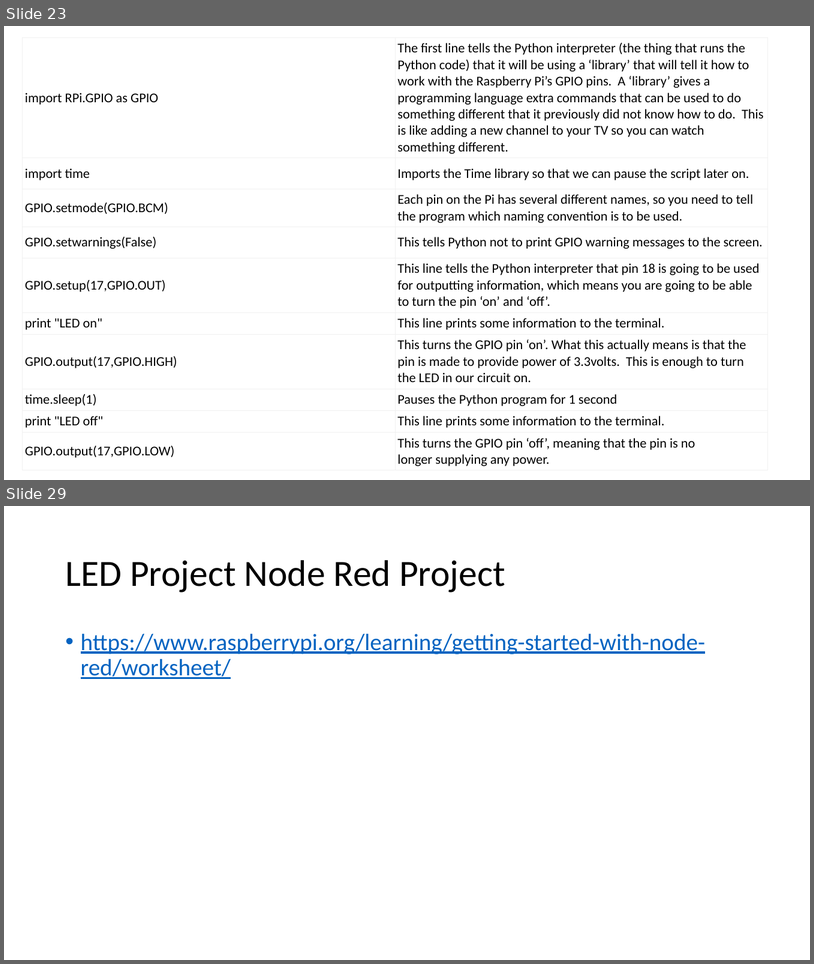
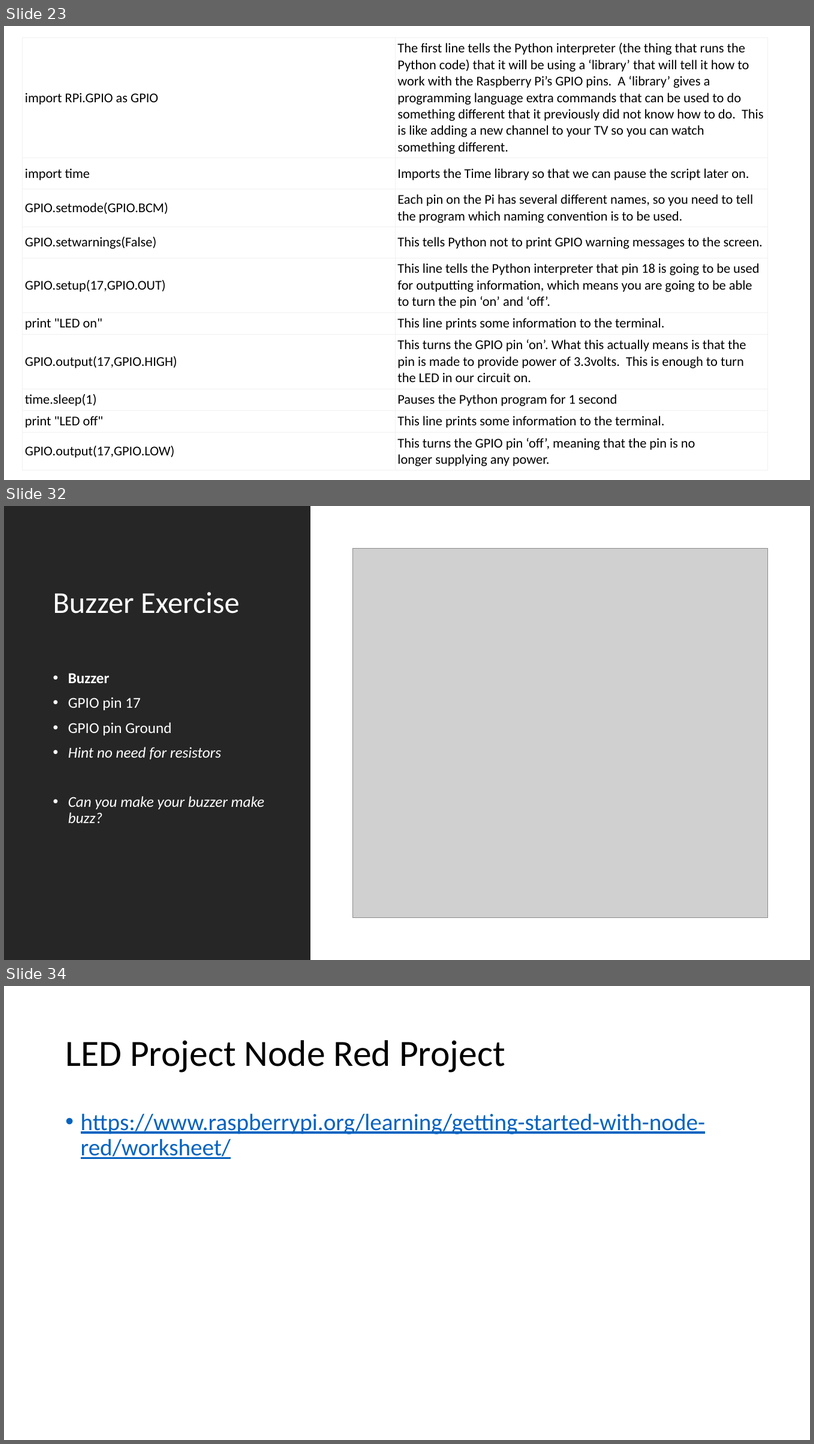
Before and after one commit to mluckenbill/philly-code-camp-2017-1, a slide deck: Philadelphia Code Camp.pptx. Shown one above the other, each under a label of ours: slides 23 and 29 before the commit, slides 23, 32 and 34 after it; the slides between them are not shown. The pictures are 814x964 and 814x1444 pixels, drawn with LibreOffice and Linux fonts; fonts in the diff are those of the drawing; grey boxes stand for pictures. Boxes give left, top, right and bottom in pixels: in the first picture for what was removed or moved away, otherwise in the second. Text is boxed around its words. In the diff, an @@ line names an element or a change of style, - is before the commit and + after.

```diff
--- a/Philadelphia Code Camp.pptx
+++ b/Philadelphia Code Camp.pptx
@@ slide 32 added at (x1=4, y1=506, x2=810, y2=960), background #FFFFFF @@
@@ rectangle added at (x1=4, y1=506, x2=311, y2=960), fill #262626 @@
@@ picture added at (x1=353, y1=549, x2=768, y2=918) @@
@@ title added at (x1=53, y1=592, x2=240, y2=613), 36 pt, text #FFFFFF @@
+Buzzer Exercise
@@ text added at (x1=68, y1=673, x2=265, y2=823), 18 pt, text #FFFFFF, italic @@
+• Buzzer
+• GPIO pin 17
+• GPIO pin Ground
+• Hint no need for resistors
+• Can you make your buzzer make buzz?
@@ what was slide 29 is now slide 34 @@
```
Also in this commit, not shown: 4 slides changed, 8 other slides added, 4 slides removed, 1 other file.
